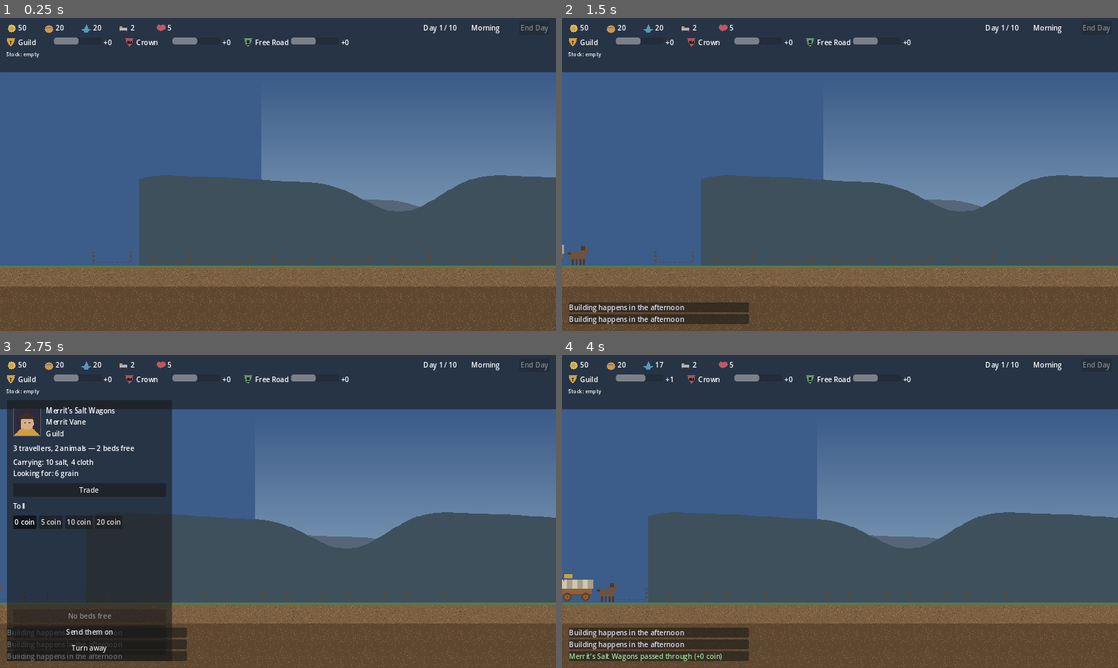
Above: before the commit, frames 1-4 (two rows, left to right).
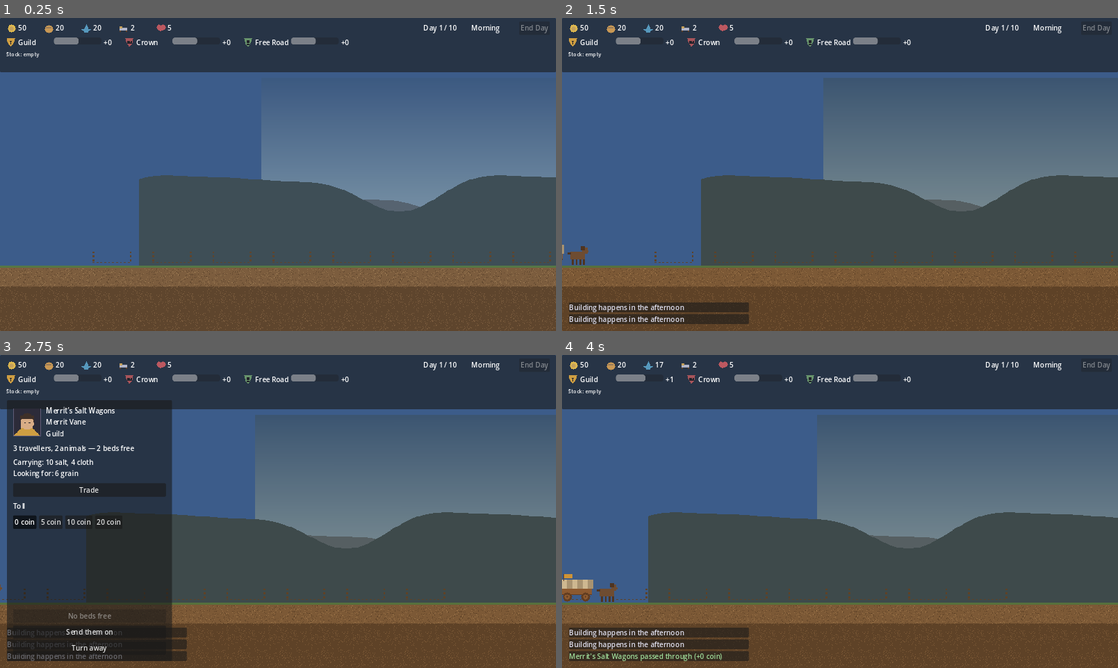
Above: after the commit, the same moments.

Repository: AdLgames/rndxero
Game: Godot game, scene res://scenes/Main.tscn
Two runs of this game, one before a commit and one after it. Both use one fixed random seed, a clock stepped at 60 frames per second and the inputs below.
Inputs (mouse positions are in pixels of both pictures, inside the frame that each line leads up to):
- Up to frame 1 (0.25 s): no input
- Up to frame 2 (1.5 s): tap Enter at 0.5 s; drag from (673, 243) to (851, 243) at 0.52 s; tap Space at 1.25 s; drag from (734, 243) to (912, 243) at 1.27 s
- Up to frame 3 (2.75 s): move the mouse to (233, 580) at 2.02 s; hold D (pan_right) from 2.03 s (still down); click (233, 580) at 2.17 s
- Up to frame 4 (4 s): release D (pan_right) at 2.75 s; click "Send them on" at 2.75 s; click "Take the horse in" at 3.5 s

The runs differ from the first frame. In frame 2, 19% of the frame differs, in the area x 0-100%, y 19-76%; in frame 3, 19%; in frame 4, 19%, in the area x 0-100%, y 19-75%.

Commit message:
Add M7: thirty encounters, faction pools, and phase tinting
Finishes the milestone list. Encounters go from nine to thirty, ten per
faction, with five chained through flags: taking Merrit's lame horse in
opens a line on a later Guild caravan, a doctored ledger brings a clerk back
days later, sheltering the Ninefold lets you lie to a Crown writ about it.

Encounters are no longer tied to a caravan one to one, which would have
capped the set at nine. An entry naming a `caravan` belongs to it alone and
is drawn ahead of the general pool so its story is told rather than lost
among thirty alternatives; everything else is a faction pool any caravan of
that faction can draw from, filtered by date range, by what has already been
seen this run, and by an entry-level `requires` that is how a chain waits
for its flag. Adding an encounter is one object in the data file.

Checked over every caravan and every day it can arrive: none has an empty
pool, and the caravan-specific entries stay reachable even once the general
pool is spent.

The world tints between phases through a CanvasModulate, which touches the
world canvas only, so the HUD and the panels over it stay readable.

Co-Authored-By: Claude Opus 5 <noreply@anthropic.com>
Claude-Session: https://claude.ai/code/session_01Aq6jJebgAV8HwA1vEnrhbh

Diff:
--- a/data/caravans.json
+++ b/data/caravans.json
@@ -1,5 +1,5 @@
 {
-  "_comment": "Three caravan types per faction. `encounter` names an entry in encounters.json, which arrives at M4; the field is carried now and ignored until then. `repeatable` caravans can return on a later day; the rest are seen once per run.",
+  "_comment": "Three caravan types per faction. Encounters are not named here: entries in encounters.json name a caravan or just a faction, so the encounter pool grows without touching this file. `repeatable` caravans can return on a later day.",
   "caravans": [
     {
       "id": "guild_salt_01",
@@ -16,7 +16,6 @@
       "wants": {
         "grain": 6
       },
-      "encounter": "guild_salt_01_sick_horse",
       "min_day": 1,
       "max_day": 10,
       "weight": 1.2
@@ -38,8 +37,7 @@
       },
       "min_day": 2,
       "max_day": 10,
-      "weight": 1.0,
-      "encounter": "guild_cloth_01_short_bolts"
+      "weight": 1.0
     },
     {
       "id": "guild_iron_01",
@@ -58,8 +56,7 @@
       },
       "min_day": 4,
       "max_day": 10,
-      "weight": 0.9,
-      "encounter": "guild_iron_01_toll_road"
+      "weight": 0.9
     },
     {
       "id": "crown_tax_01",
@@ -73,7 +70,6 @@
       "wants": {
         "grain": 4
       },
-      "encounter": "crown_tax_01_ledger",
       "min_day": 2,
       "max_day": 10,
       "weight": 1.0,
@@ -96,8 +92,7 @@
       },
       "min_day": 3,
       "max_day": 10,
-      "weight": 1.0,
-      "encounter": "crown_patrol_01_billeting"
+      "weight": 1.0
     },
     {
       "id": "crown_courier_01",
@@ -114,8 +109,7 @@
       "min_day": 1,
       "max_day": 8,
       "weight": 1.1,
-      "repeatable": true,
-      "encounter": "crown_courier_01_urgent"
+      "repeatable": true
     },
     {
       "id": "freeroad_drifters_01",
@@ -129,7 +123,6 @@
         "grain": 3
       },
       "wants": {},
-      "encounter": "freeroad_drifters_01_shelter",
       "min_day": 1,
       "max_day": 10,
       "weight": 1.1
@@ -152,8 +145,7 @@
       "min_day": 1,
       "max_day": 10,
       "weight": 1.0,
-      "repeatable": true,
-      "encounter": "freeroad_tinker_01_offer"
+      "repeatable": true
     },
     {
       "id": "freeroad_refugees_01",
@@ -169,8 +161,7 @@
       },
       "min_day": 6,
       "max_day": 10,
-      "weight": 1.4,
-      "encounter": "freeroad_refugees_01_ahead"
+      "weight": 1.4
     }
   ]
 }
--- a/data/encounters.json
+++ b/data/encounters.json
@@ -1,8 +1,10 @@
 {
-  "_comment": "A starter set of nine. M7 fills this to thirty. `requires` gates a choice on a building, a flag, or a resource minimum; `effects` keys are resources, factions, goods, `flag`, `building` and `event`.",
+  "_comment": "Thirty encounters, ten per faction. An entry with `caravan` belongs to that caravan alone; otherwise it is drawn by any caravan of its `faction`. Entry-level `requires` gates the whole encounter (used for flag chains); choice-level `requires` gates one option. `effects` keys are resources, factions, goods, `flag`, `building`, `event`, `animals_owned` and `coin_percent`.",
   "encounters": [
     {
       "id": "guild_salt_01_sick_horse",
+      "faction": "guild",
+      "caravan": "guild_salt_01",
       "text": "One of Merrit's horses is lame. She asks to leave it in your stable for a week, and says she is good for it.",
       "choices": [
         { "text": "Take the horse in", "effects": { "water": -3, "guild": 1, "flag": "merrit_horse", "animals_owned": 1 } },
@@ -12,6 +14,8 @@
     },
     {
       "id": "guild_cloth_01_short_bolts",
+      "faction": "guild",
+      "caravan": "guild_cloth_01",
       "text": "Sabel Ost counts her bolts twice and comes up short. She is certain your gate hands took them, and she is wrong.",
       "choices": [
         { "text": "Pay for the missing cloth to end it", "effects": { "coin": -8, "guild": 1 }, "requires": { "coin": 8 } },
@@ -21,6 +25,8 @@
     },
     {
       "id": "guild_iron_01_toll_road",
+      "faction": "guild",
+      "caravan": "guild_iron_01",
       "text": "Dresk Hallow proposes a standing arrangement: a flat sum now, and his consortium passes free for the rest of the season.",
       "choices": [
         { "text": "Take the 30 coin", "effects": { "coin": 30, "guild": -1, "flag": "iron_pact" } },
@@ -28,7 +34,84 @@
       ]
     },
     {
+      "id": "guild_weights",
+      "faction": "guild",
+      "min_day": 2,
+      "text": "A Guild inspector wants to test your scale against hers. Yours is a little generous, which has been costing you and pleasing everyone else.",
+      "choices": [
+        { "text": "Let her recalibrate it", "effects": { "guild": 2, "reputation": -1 } },
+        { "text": "The scale stays as it is", "effects": { "guild": -1, "reputation": 1 } }
+      ]
+    },
+    {
+      "id": "guild_apprentice",
+      "faction": "guild",
+      "min_day": 3,
+      "text": "A boy on his third season asks whether the crossing needs anyone. He is not running from anything; he is just tired of the road.",
+      "choices": [
+        { "text": "Find him work", "effects": { "food": -2, "reputation": 1, "flag": "apprentice_stayed" } },
+        { "text": "Send him on with his train", "effects": { "guild": 1 } }
+      ]
+    },
+    {
+      "id": "guild_spoiled_cargo",
+      "faction": "guild",
+      "min_day": 3,
+      "text": "Half a wagon of grain has gone over. They want to tip it somewhere that is not their problem, and your ford is right there.",
+      "choices": [
+        { "text": "Not in the water", "effects": { "guild": -1, "reputation": 1 } },
+        { "text": "Take it for the animals, cheap", "effects": { "coin": -3, "grain": 3, "guild": 1 }, "requires": { "coin": 3 } },
+        { "text": "Let them tip it and say nothing", "effects": { "guild": 2, "event": "spoiled_grain" } }
+      ]
+    },
+    {
+      "id": "guild_credit",
+      "faction": "guild",
+      "min_day": 4,
+      "text": "The factor is short and asks to settle at the end of the season. Everyone at this table knows the season ends in a way nobody can see past.",
+      "choices": [
+        { "text": "Extend the credit", "effects": { "coin": -12, "guild": 2, "flag": "guild_owes" }, "requires": { "coin": 12 } },
+        { "text": "Coin now or no passage", "effects": { "guild": -1, "coin": 5 } },
+        { "text": "\"Dresk's consortium settled in advance. You can too.\"", "effects": { "coin": 15, "guild": -1 }, "requires": { "flag": "iron_pact" } }
+      ]
+    },
+    {
+      "id": "guild_rival",
+      "faction": "guild",
+      "min_day": 4,
+      "text": "A Guild factor would like an assurance that a particular competitor finds the gate closed. He does not say which, yet, and is waiting to see whether he needs to.",
+      "choices": [
+        { "text": "The gate is open to anyone who pays", "effects": { "guild": -1, "freeroad": 1, "reputation": 1 } },
+        { "text": "Hear the name", "effects": { "coin": 20, "guild": 1, "reputation": -2, "flag": "took_the_name" } }
+      ]
+    },
+    {
+      "id": "guild_bulk",
+      "faction": "guild",
+      "min_day": 3,
+      "text": "They are running light and would rather sell grain at a loss than haul it over the pass again.",
+      "choices": [
+        { "text": "Buy the lot", "effects": { "coin": -10, "grain": 6, "guild": 1 }, "requires": { "coin": 10 } },
+        { "text": "Buy what you can carry", "effects": { "coin": -4, "grain": 2 }, "requires": { "coin": 4 } },
+        { "text": "Pass", "effects": {} }
+      ]
+    },
+    {
+      "id": "guild_late",
+      "faction": "guild",
+      "min_day": 5,
+      "text": "They reach the ford well after dark and want the gate opened. The road behind them is not what it was a week ago.",
+      "choices": [
+        { "text": "Open it", "effects": { "guild": 2, "water": -2, "crown": -1 } },
+        { "text": "They can wait until light", "effects": { "guild": -1 } },
+        { "text": "Open it; the wall can take the risk", "effects": { "guild": 2, "reputation": 1 }, "requires": { "building": "palisade" } }
+      ]
+    },
+
+    {
       "id": "crown_tax_01_ledger",
+      "faction": "crown",
+      "caravan": "crown_tax_01",
       "text": "Assessor Pell wants to see what the crossing has taken this season. Your ledger is honest, which is not the same as flattering.",
       "choices": [
         { "text": "Show the ledger", "effects": { "crown": 2, "coin": -10 } },
@@ -38,6 +121,8 @@
     },
     {
       "id": "crown_patrol_01_billeting",
+      "faction": "crown",
+      "caravan": "crown_patrol_01",
       "text": "Serjeant Aud does not ask. Her four are billeted here tonight, and she expects them fed.",
       "choices": [
         { "text": "Feed and bed them", "effects": { "food": -4, "crown": 2 }, "requires": { "food": 4 } },
@@ -47,6 +132,8 @@
     },
     {
       "id": "crown_courier_01_urgent",
+      "faction": "crown",
+      "caravan": "crown_courier_01",
       "text": "Rider Ilsa needs a fresh mount and will not say what the letter is. Her horse is finished.",
       "choices": [
         { "text": "Give her one of ours", "effects": { "animals_owned": -1, "crown": 2 }, "requires": { "building": "stable" } },
@@ -55,7 +142,87 @@
       ]
     },
     {
+      "id": "crown_ledger_followup",
+      "faction": "crown",
+      "min_day": 4,
+      "requires": { "flag": "false_ledger" },
+      "text": "A clerk has been over the figures you gave Pell and found them tidy. Too tidy. He has not filed anything yet.",
+      "choices": [
+        { "text": "Correct the record and pay the difference", "effects": { "coin": -18, "crown": 2, "flag": "ledger_cleared" }, "requires": { "coin": 18 } },
+        { "text": "Make it worth his while to lose the page", "effects": { "coin": -8, "crown": -1, "freeroad": 1 }, "requires": { "coin": 8 } },
+        { "text": "Let him file it", "effects": { "crown": -3, "event": "tax_raid" } }
+      ]
+    },
+    {
+      "id": "crown_conscript",
+      "faction": "crown",
+      "min_day": 5,
+      "text": "The muster is short and the crossing is on the list. They want one able body, and they are not fussy about which.",
+      "choices": [
+        { "text": "Send one of your own", "effects": { "crown": 2, "reputation": -2 } },
+        { "text": "Pay the exemption", "effects": { "coin": -20, "crown": 1 }, "requires": { "coin": 20 } },
+        { "text": "The crossing sends nobody", "effects": { "crown": -2, "freeroad": 2 } }
+      ]
+    },
+    {
+      "id": "crown_bridge_levy",
+      "faction": "crown",
+      "min_day": 3,
+      "text": "A levy is being collected for a bridge upriver. There has been a levy for that bridge every season for eleven years.",
+      "choices": [
+        { "text": "Pay it", "effects": { "coin": -12, "crown": 2 }, "requires": { "coin": 12 } },
+        { "text": "Ask to see the bridge", "effects": { "crown": -1, "reputation": 1 } },
+        { "text": "Pay half and smile", "effects": { "coin": -6, "crown": 1 }, "requires": { "coin": 6 } }
+      ]
+    },
+    {
+      "id": "crown_deserter",
+      "faction": "crown",
+      "min_day": 5,
+      "text": "One of the patrol comes back alone after dark, without his coat, and asks how far the plains are.",
+      "choices": [
+        { "text": "Point him down the road", "effects": { "freeroad": 2, "crown": -2, "flag": "hid_deserter" } },
+        { "text": "Hold him for the Serjeant", "effects": { "crown": 2, "freeroad": -2 } },
+        { "text": "Feed him and let him decide", "effects": { "food": -2, "reputation": 1 }, "requires": { "food": 2 } }
+      ]
+    },
+    {
+      "id": "crown_writ",
+      "faction": "crown",
+      "min_day": 6,
+      "text": "A writ authorises a search of the crossing for anyone travelling without papers. The Serjeant would rather you simply told her.",
+      "choices": [
+        { "text": "Open every building to her", "effects": { "crown": 2, "freeroad": -2 } },
+        { "text": "Refuse the search", "effects": { "crown": -2, "freeroad": 2 } },
+        { "text": "\"Nobody here but carters.\" (Cass and the Ninefold are in the yard)", "effects": { "crown": -1, "freeroad": 3, "flag": "lied_to_crown" }, "requires": { "flag": "cass_sheltered" } }
+      ]
+    },
+    {
+      "id": "crown_road_repair",
+      "faction": "crown",
+      "min_day": 3,
+      "text": "The road east of the ford is washing out. The Crown will pay for the work if the crossing does it.",
+      "choices": [
+        { "text": "Take the contract", "effects": { "coin": 18, "food": -3, "crown": 1 }, "requires": { "food": 3 } },
+        { "text": "Too much to do here", "effects": { "crown": -1 } }
+      ]
+    },
+    {
+      "id": "crown_muster",
+      "faction": "crown",
+      "min_day": 8,
+      "text": "The patrol is riding east, not west, and the Serjeant will not say why. She asks what stores the crossing is holding, in a tone that is almost concern.",
+      "choices": [
+        { "text": "Tell her honestly", "effects": { "crown": 2, "flag": "warned_of_column" } },
+        { "text": "Understate it", "effects": { "crown": -1, "flag": "understated_stores" } },
+        { "text": "Ask her what is coming", "effects": { "crown": 1, "flag": "warned_of_column", "reputation": -1 } }
+      ]
+    },
+
+    {
       "id": "freeroad_drifters_01_shelter",
+      "faction": "freeroad",
+      "caravan": "freeroad_drifters_01",
       "text": "Old Cass asks for the lee of a wall and no questions. The Ninefold have been on the road a long time.",
       "choices": [
         { "text": "Give them the yard", "effects": { "freeroad": 2, "water": -2, "flag": "cass_sheltered" } },
@@ -65,6 +232,8 @@
     },
     {
       "id": "freeroad_tinker_01_offer",
+      "faction": "freeroad",
+      "caravan": "freeroad_tinker_01",
       "text": "Hob Ashway lays out a roll of tools. He would rather trade than be paid, and he is watching how you answer.",
       "choices": [
         { "text": "Trade fairly", "effects": { "iron": 2, "coin": -6, "freeroad": 1 }, "requires": { "coin": 6 } },
@@ -74,12 +243,93 @@
     },
     {
       "id": "freeroad_refugees_01_ahead",
+      "faction": "freeroad",
+      "caravan": "freeroad_refugees_01",
       "text": "Wenna Fold says there are more behind her. A great many more, and they are walking day and night.",
       "choices": [
         { "text": "Ask what they are running from", "effects": { "freeroad": 1, "flag": "warned_of_column" } },
         { "text": "Warn the Crown", "effects": { "crown": 2, "freeroad": -2, "flag": "crown_warned" } },
         { "text": "Say nothing and start stocking food", "effects": { "flag": "warned_of_column" } }
       ]
+    },
+    {
+      "id": "freeroad_healer",
+      "faction": "freeroad",
+      "min_day": 3,
+      "text": "A woman travelling alone says she sets bones and asks for a bed rather than coin. She has the hands for it.",
+      "choices": [
+        { "text": "Give her a bed", "effects": { "food": -1, "water": -1, "freeroad": 2, "reputation": 1, "flag": "healer_stayed" } },
+        { "text": "Coin instead; the beds are for paying guests", "effects": { "coin": -5, "freeroad": 1 }, "requires": { "coin": 5 } },
+        { "text": "Send her on", "effects": { "freeroad": -1 } }
+      ]
+    },
+    {
+      "id": "freeroad_smuggler",
+      "faction": "freeroad",
+      "min_day": 4,
+      "text": "Two crates, one night, no questions, and he will not say what is in them. He will say what he is paying.",
+      "choices": [
+        { "text": "Take the coin and the crates", "effects": { "coin": 25, "crown": -2, "freeroad": 2, "flag": "held_crates" } },
+        { "text": "Refuse", "effects": { "freeroad": -1, "crown": 1 } },
+        { "text": "Look inside first", "effects": { "coin": 12, "freeroad": -2, "reputation": 1 } }
+      ]
+    },
+    {
+      "id": "freeroad_child",
+      "faction": "freeroad",
+      "min_day": 6,
+      "text": "A child is sitting by the ford at first light with a name and no people attached to it. The cart she came on left before dawn.",
+      "choices": [
+        { "text": "Keep her at the crossing", "effects": { "food": -2, "reputation": 2, "freeroad": 2, "flag": "kept_the_child" } },
+        { "text": "Send word down the road", "effects": { "freeroad": 1, "reputation": 1 } },
+        { "text": "Hand her to the next Crown patrol", "effects": { "crown": 1, "freeroad": -3, "reputation": -1 } }
+      ]
+    },
+    {
+      "id": "freeroad_debt",
+      "faction": "freeroad",
+      "min_day": 5,
+      "requires": { "flag": "cass_sheltered" },
+      "text": "One of the Ninefold is back, alone, with a purse he should not have and a debt he says the crossing is owed.",
+      "choices": [
+        { "text": "Take it", "effects": { "coin": 22, "freeroad": 1, "reputation": -1 } },
+        { "text": "Refuse it; Cass owes nothing", "effects": { "freeroad": 3, "reputation": 1 } },
+        { "text": "Ask where it came from", "effects": { "freeroad": -1, "reputation": 2 } }
+      ]
+    },
+    {
+      "id": "freeroad_water",
+      "faction": "freeroad",
+      "min_day": 2,
+      "text": "A dozen on foot want to draw from the well. They are not offering to pay, and they are not asking either.",
+      "choices": [
+        { "text": "Let them drink", "effects": { "water": -4, "freeroad": 2 } },
+        { "text": "Let them drink; there is plenty", "effects": { "water": -4, "freeroad": 2, "reputation": 1 }, "requires": { "building": "well", "water": 8 } },
+        { "text": "The well is the town's", "effects": { "freeroad": -2 } }
+      ]
+    },
+    {
+      "id": "freeroad_warning",
+      "faction": "freeroad",
+      "min_day": 7,
+      "requires": { "flag": "warned_of_column" },
+      "text": "A drifter who owes you nothing stops long enough to say it plainly: whatever is behind the column is not a rumour, and the ford is the only crossing for two days in either direction.",
+      "choices": [
+        { "text": "Buy what grain he has", "effects": { "coin": -8, "grain": 4, "freeroad": 1 }, "requires": { "coin": 8 } },
+        { "text": "Thank him and start counting the stores", "effects": { "freeroad": 1, "flag": "counted_stores" } },
+        { "text": "You have heard it already", "effects": {} }
+      ]
+    },
+    {
+      "id": "freeroad_burial",
+      "faction": "freeroad",
+      "min_day": 5,
+      "text": "Someone died on the road a mile east and the people carrying him cannot carry him further. They ask for ground.",
+      "choices": [
+        { "text": "Give them ground", "effects": { "freeroad": 3, "reputation": 1 } },
+        { "text": "Give them ground and a stone", "effects": { "coin": -5, "freeroad": 3, "reputation": 2 }, "requires": { "coin": 5 } },
+        { "text": "Not here", "effects": { "freeroad": -2, "reputation": -1 } }
+      ]
     }
   ]
 }
--- a/scenes/Main.tscn
+++ b/scenes/Main.tscn
@@ -12,9 +12,13 @@
 [ext_resource type="PackedScene" path="res://scenes/ui/NightReport.tscn" id="10_report"]
 [ext_resource type="PackedScene" path="res://scenes/ui/GameOver.tscn" id="11_over"]
 [ext_resource type="PackedScene" path="res://scenes/ui/Ending.tscn" id="12_ending"]
+[ext_resource type="Script" path="res://scripts/PhaseTint.gd" id="13_tint"]
 
 [node name="Main" type="Node2D"]
 script = ExtResource("1_main")
+
+[node name="PhaseTint" type="CanvasModulate" parent="."]
+script = ExtResource("13_tint")
 
 [node name="Town" parent="." instance=ExtResource("2_town")]
 
--- a/scripts/CaravanQueue.gd
+++ b/scripts/CaravanQueue.gd
@@ -26,6 +26,7 @@
 const TRADE_LIMIT := 2
 
 var _seen: Dictionary = {}
+var _seen_encounters: Dictionary = {}
 var _pending: Array = []
 var _current: Node2D = null
 var _current_data: Dictionary = {}
@@ -39,6 +40,7 @@
 
 func reset() -> void:
 	_seen.clear()
+	_seen_encounters.clear()
 	_pending.clear()
 	if is_instance_valid(_current):
 		_current.queue_free()
@@ -272,13 +274,46 @@
 		encounter_ready.emit(encounter)
 
 
+## Draw one encounter for this visit. A caravan's own written-for-it entries
+## take precedence over the faction's general pool, so its story gets told
+## rather than being lost among thirty alternatives.
 func _encounter_for(data: Dictionary, outcome: String) -> Dictionary:
 	if outcome == "turn_away" or outcome == "refused":
 		return {}
-	var id := str(data.get("encounter", ""))
-	if id == "":
-		return {}
-	return Data.encounter(id)
+
+	var pool := Data.encounters_for(
+		str(data.get("faction", "")), str(data.get("id", "")), Game.day, _seen_encounters)
+	if pool.is_empty():
+		return {}
+
+	var own: Array = []
+	for entry in pool:
+		if entry.has("caravan"):
+			own.append(entry)
+	if not own.is_empty():
+		pool = own
+
+	var chosen := _pick_weighted(pool)
+	if chosen.is_empty():
+		return {}
+	_seen_encounters[chosen["id"]] = true
+	return chosen
+
+
+## Weighted draw that leaves the pool alone, unlike the caravan roll which has
+## to remove what it picks.
+func _pick_weighted(pool: Array) -> Dictionary:
+	var total := 0.0
+	for entry in pool:
+		total += float(entry.get("weight", 1.0))
+	if total <= 0.0:
+		return {}
+	var roll := randf() * total
+	for entry in pool:
+		roll -= float(entry.get("weight", 1.0))
+		if roll <= 0.0:
+			return entry
+	return pool[pool.size() - 1]
 
 
 ## Called once the dialogue closes, to release the queue.
--- /dev/null
+++ b/scripts/PhaseTint.gd
@@ -0,0 +1,24 @@
+extends CanvasModulate
+
+## Tints the world between phases: warm at the gate in the morning, plain in
+## the afternoon, blue at night. A CanvasModulate touches the world canvas only,
+## so the HUD and the panels over it stay readable.
+
+const FADE := 0.7
+
+const TINTS := {
+	0: Color(1.00, 0.93, 0.82),
+	1: Color(1.00, 1.00, 1.00),
+	2: Color(0.46, 0.52, 0.74),
+	3: Color(0.64, 0.56, 0.68),
+}
+
+
+func _ready() -> void:
+	color = TINTS.get(Game.phase, Color.WHITE)
+	Events.phase_changed.connect(_on_phase_changed)
+
+
+func _on_phase_changed(phase: int) -> void:
+	var target: Color = TINTS.get(phase, Color.WHITE)
+	create_tween().tween_property(self, "color", target, FADE)
--- a/scripts/autoload/Data.gd
+++ b/scripts/autoload/Data.gd
@@ -23,6 +23,7 @@
 var buildings: Array = []
 var buildings_by_id: Dictionary = {}
 var caravans: Array = []
+var encounters: Array = []
 var encounters_by_id: Dictionary = {}
 var goods_order: Array = []
 var prices: Dictionary = {}
@@ -42,7 +43,8 @@
 			_documents[key] = doc
 	_index_buildings()
 	caravans = document("caravans").get("caravans", [])
-	for entry in document("encounters").get("encounters", []):
+	encounters = document("encounters").get("encounters", [])
+	for entry in encounters:
 		encounters_by_id[entry["id"]] = entry
 	var price_doc := document("prices")
 	goods_order = price_doc.get("order", [])
@@ -94,12 +96,30 @@
 	return buildings_by_id.get(id, {})
 
 
-func encounter(id: String) -> Dictionary:
-	return encounters_by_id.get(id, {})
+func ending() -> Dictionary:
+	return document("ending")
 
 
-func ending() -> Dictionary:
-	return document("ending")
+## Encounters a caravan could draw right now: the ones written for it by name,
+## plus the general pool for its faction. Filtered by date range, by whether it
+## has already been seen this run, and by any entry-level requirement -- which
+## is how a chain waits for its flag.
+func encounters_for(faction: String, caravan_id: String, day: int, seen: Dictionary) -> Array:
+	var pool: Array = []
+	for entry in encounters:
+		if entry.has("caravan"):
+			if str(entry["caravan"]) != caravan_id:
+				continue
+		elif str(entry.get("faction", "")) != faction:
+			continue
+		if day < int(entry.get("min_day", 1)) or day > int(entry.get("max_day", 99)):
+			continue
+		if seen.has(entry["id"]) and not entry.get("repeatable", false):
+			continue
+		if not Game.meets_requirements(entry.get("requires", {})):
+			continue
+		pool.append(entry)
+	return pool
 
 
 func night_event(id: String) -> Dictionary:
Not shown: 1 places in scenes/Main.tscn that only renumber resources
Not shown, changed: README.md
